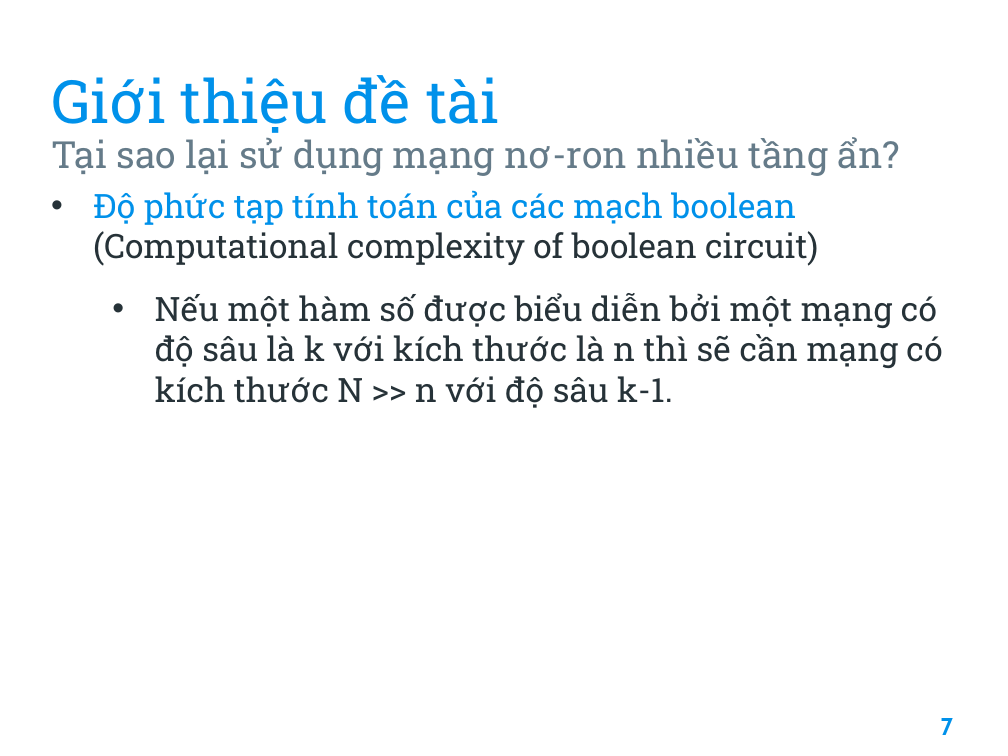
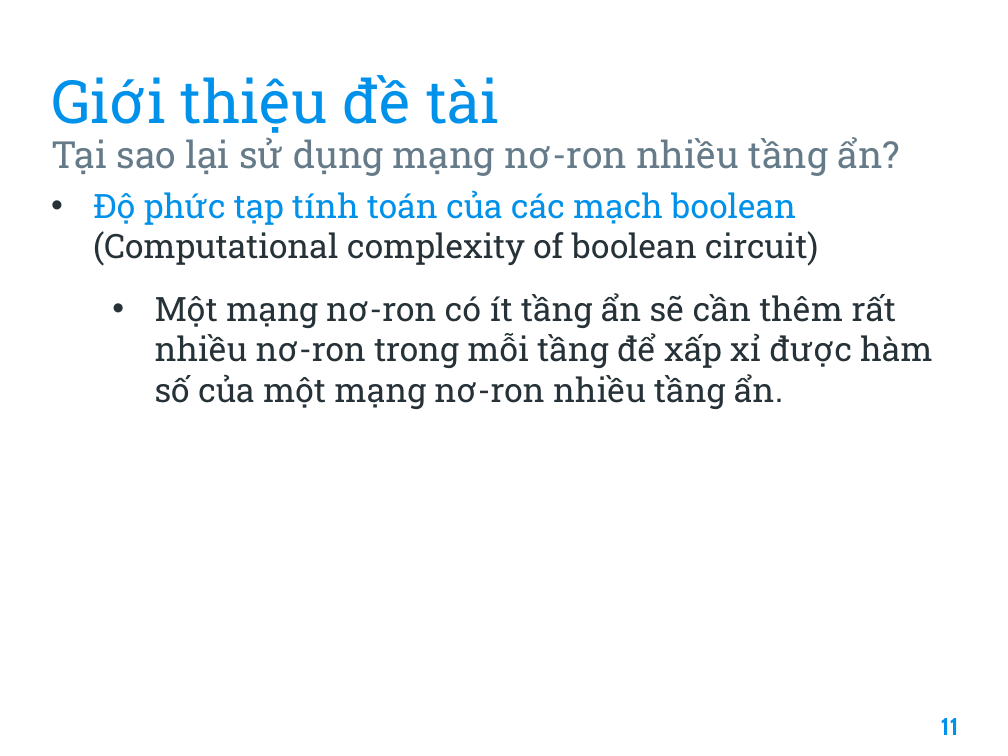
Before and after one commit to hoangminhquan-lhsdt/optimizers, a slide deck: slide 11 of report.pptx (slide 7 before the commit). Drawn at 1008x756 pixels with LibreOffice and Linux fonts; fonts in the diff are those of the drawing. Boxes give left, top, right and bottom in pixels: in the first picture for what was removed or moved away, otherwise in the second. Text is boxed around its words. In the diff, an @@ line names an element or a change of style, - is before the commit and + after.

```diff
--- a/report.pptx
+++ b/report.pptx
@@ text at (155, 293, 932, 409): text changed @@
-• Nếu một hàm số được biểu diễn bởi một mạng có độ sâu là k với kích thước là n thì sẽ cần mạng có kích thước N >> n với độ sâu k-1.
+• Một mạng nơ-ron có ít tầng ẩn sẽ cần thêm rất nhiều nơ-ron trong mỗi tầng để xấp xỉ được hàm số của một mạng nơ-ron nhiều tầng ẩn.
@@ page number at (941, 718, 959, 735): text changed @@
-7
+11
```
Also in this commit, not shown: 8 other slides changed, 5 slides added, 2 slides removed.
